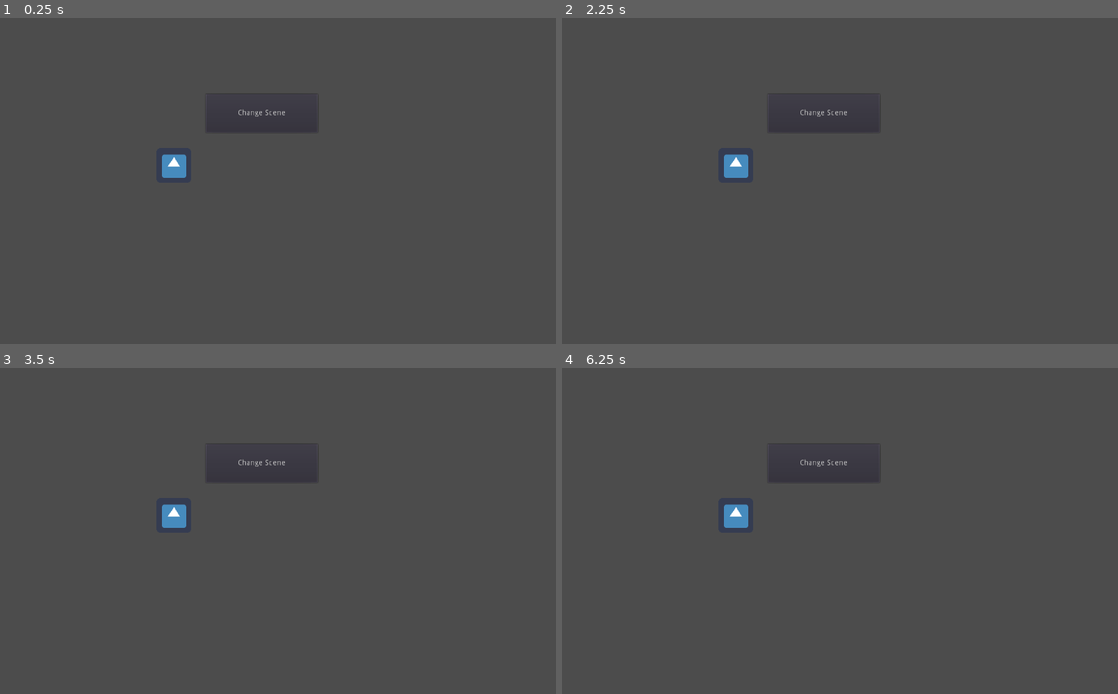
Above: before the commit, frames 1-4 (two rows, left to right).
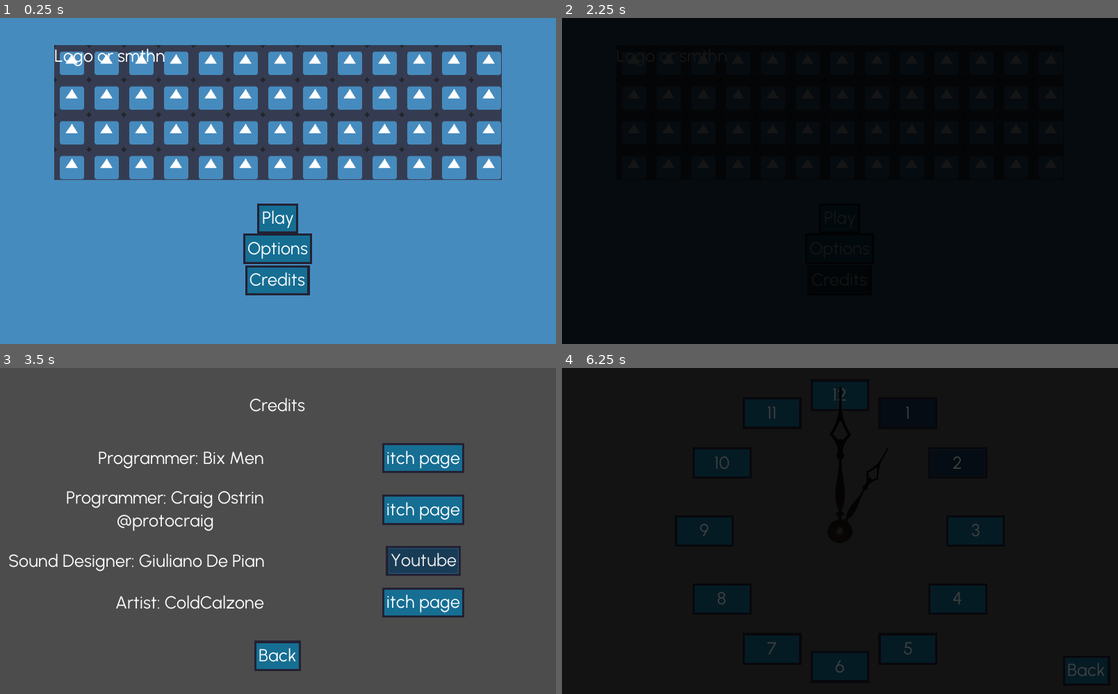
Above: after the commit, the same moments.

Repository: SuddenlyNothing/GodotWildJam37
Game: Godot game, scene res://Scenes/UI/MainMenu.tscn
The game is run twice, just before and just after one commit, with the same random seed, the same clock (stepped at 60 frames per second) and the same inputs. Before the commit the project starts from res://Scenes/Testing/BaseTest.tscn. The engine's default icon, where the game draws it, is replaced by a stand-in: a white triangle on a blue panel in a dark square.
Inputs (mouse positions are in pixels of both pictures, inside the frame that each line leads up to):
- Up to frame 1 (0.25 s): no input
- Up to frame 2 (2.25 s): click "Change Scene" (after the commit: "Options") at 0.5 s; click (840, 265) at 1.25 s, where only the run after the commit has a clickable "Back"; click (840, 278) at 2 s, where only the run after the commit has a clickable "Credits"
- Up to frame 3 (3.5 s): click (422, 560) at 2.75 s, where only the run after the commit has a clickable "Youtube"
- Up to frame 4 (6.25 s): click (840, 654) at 3.5 s, where only the run after the commit has a clickable "Back"; click (840, 566) at 4.25 s, where only the run after the commit has a clickable "Play"; click (906, 413) at 5 s, where only the run after the commit has a clickable "1"; click (956, 462) at 5.75 s, where only the run after the commit has a clickable "2"

The runs differ from the first frame. In frame 1, 83% of the frame differs, in the area x 0-100%, y 0-100%; in frame 2, 100%; in frame 3, 8.7%; in frame 4, 100%.

Commit message:
main menu, credits, level select

Diff:
--- /dev/null
+++ b/Game/Scenes/UI/Credits.gd
@@ -0,0 +1,17 @@
+extends Control
+
+
+func _on_BixItch_pressed():
+	OS.shell_open("https://n-thing.itch.io/")
+
+
+func _on_ArgyuloYoutube_pressed():
+	OS.shell_open("https://www.youtube.com/channel/UCGKIu73Jj18zQ_McGjCXgRA")
+
+
+func _on_ColdItch_pressed():
+	OS.shell_open("https://coldcalzone.itch.io/")
+
+
+func _on_CraigItch_pressed():
+	OS.shell_open("https://craigostrin.itch.io/")
--- /dev/null
+++ b/Game/Scenes/UI/Credits.tscn
@@ -0,0 +1,154 @@
+[gd_scene load_steps=4 format=2]
+
+[ext_resource path="res://Scenes/UI/ChangeScene.tscn" type="PackedScene" id=1]
+[ext_resource path="res://Scenes/UI/Credits.gd" type="Script" id=2]
+[ext_resource path="res://Assets/UI/Themes/BixTheme.tres" type="Theme" id=3]
+
+[node name="Credits" type="Control"]
+anchor_right = 1.0
+anchor_bottom = 1.0
+theme = ExtResource( 3 )
+script = ExtResource( 2 )
+__meta__ = {
+"_edit_use_anchors_": false
+}
+
+[node name="V" type="VBoxContainer" parent="."]
+anchor_right = 1.0
+anchor_bottom = 1.0
+__meta__ = {
+"_edit_use_anchors_": false
+}
+
+[node name="Label" type="Label" parent="V"]
+margin_left = 460.0
+margin_top = 50.0
+margin_right = 563.0
+margin_bottom = 89.0
+size_flags_horizontal = 4
+size_flags_vertical = 6
+text = "Credits"
+
+[node name="V" type="VBoxContainer" parent="V"]
+margin_top = 144.0
+margin_right = 1024.0
+margin_bottom = 456.0
+size_flags_horizontal = 3
+size_flags_vertical = 3
+custom_constants/separation = 30
+alignment = 1
+
+[node name="H" type="HBoxContainer" parent="V/V"]
+margin_right = 1024.0
+margin_bottom = 47.0
+custom_constants/separation = 50
+alignment = 1
+
+[node name="Label" type="Label" parent="V/V/H"]
+margin_left = 178.0
+margin_top = 4.0
+margin_right = 487.0
+margin_bottom = 43.0
+size_flags_horizontal = 10
+text = "Programmer: Bix Men"
+align = 1
+valign = 1
+
+[node name="BixItch" type="Button" parent="V/V/H"]
+margin_left = 709.0
+margin_right = 852.0
+margin_bottom = 47.0
+size_flags_horizontal = 6
+size_flags_vertical = 4
+text = "itch page"
+
+[node name="H4" type="HBoxContainer" parent="V/V"]
+margin_top = 77.0
+margin_right = 1024.0
+margin_bottom = 158.0
+custom_constants/separation = 50
+alignment = 1
+
+[node name="Label" type="Label" parent="V/V/H4"]
+margin_left = 118.0
+margin_right = 487.0
+margin_bottom = 81.0
+size_flags_horizontal = 10
+text = "Programmer: Craig Ostrin
+@protocraig"
+align = 1
+valign = 1
+
+[node name="CraigItch" type="Button" parent="V/V/H4"]
+margin_left = 709.0
+margin_top = 17.0
+margin_right = 852.0
+margin_bottom = 64.0
+size_flags_horizontal = 6
+size_flags_vertical = 4
+text = "itch page"
+
+[node name="H2" type="HBoxContainer" parent="V/V"]
+margin_top = 188.0
+margin_right = 1024.0
+margin_bottom = 235.0
+custom_constants/separation = 50
+alignment = 1
+
+[node name="Label" type="Label" parent="V/V/H2"]
+margin_left = 11.0
+margin_top = 4.0
+margin_right = 487.0
+margin_bottom = 43.0
+size_flags_horizontal = 10
+text = "Sound Designer: Giuliano De Pian"
+align = 1
+valign = 1
+
+[node name="ArgyuloYoutube" type="Button" parent="V/V/H2"]
+margin_left = 716.0
+margin_right = 845.0
+margin_bottom = 47.0
+size_flags_horizontal = 6
+size_flags_vertical = 4
+text = "Youtube"
+
+[node name="H3" type="HBoxContainer" parent="V/V"]
+margin_top = 265.0
+margin_right = 1024.0
+margin_bottom = 312.0
+custom_constants/separation = 50
+alignment = 1
+
+[node name="Label" type="Label" parent="V/V/H3"]
+margin_left = 211.0
+margin_top = 4.0
+margin_right = 487.0
+margin_bottom = 43.0
+size_flags_horizontal = 10
+text = "Artist: ColdCalzone"
+align = 1
+valign = 1
+
+[node name="ColdItch" type="Button" parent="V/V/H3"]
+margin_left = 709.0
+margin_right = 852.0
+margin_bottom = 47.0
+size_flags_horizontal = 6
+size_flags_vertical = 4
+text = "itch page"
+
+[node name="ChangeScene" parent="V" instance=ExtResource( 1 )]
+margin_left = 473.0
+margin_top = 506.0
+margin_right = 550.0
+margin_bottom = 553.0
+size_flags_horizontal = 4
+size_flags_vertical = 6
+text = "Back"
+next_scene = "res://Scenes/UI/MainMenu.tscn"
+
+[connection signal="pressed" from="V/V/H/BixItch" to="." method="_on_BixItch_pressed"]
+[connection signal="pressed" from="V/V/H4/CraigItch" to="." method="_on_CraigItch_pressed"]
+[connection signal="pressed" from="V/V/H2/ArgyuloYoutube" to="." method="_on_ArgyuloYoutube_pressed"]
+[connection signal="pressed" from="V/V/H3/ColdItch" to="." method="_on_ColdItch_pressed"]
--- /dev/null
+++ b/Game/Scenes/UI/LevelSelect.gd
@@ -0,0 +1,28 @@
+extends Control
+
+onready var sprite := $Sprite
+onready var sprite2 := $Sprite2
+onready var buttons := $Buttons
+onready var t := $Tween
+
+var level_path := "res://Scenes/Levels/Level_"
+
+func _ready() -> void:
+	var idx := 0
+	for child in buttons.get_children():
+		child.connect("pressed", self, "goto_scene", [idx])
+		idx += 1
+
+
+func _process(delta : float) -> void:
+	sprite2.rotation = sprite.rotation * 60
+
+
+func goto_scene(val : int) -> void:
+	if t.is_active():
+		return
+	t.interpolate_property(sprite, "rotation_degrees", 0,
+		30+(30*val), 1, Tween.TRANS_EXPO, Tween.EASE_OUT)
+	t.start()
+	yield(t, "tween_all_completed")
+	Global.goto_scene(level_path + str(val) + ".tscn")
--- /dev/null
+++ b/Game/Scenes/UI/LevelSelect.tscn
@@ -0,0 +1,224 @@
+[gd_scene load_steps=5 format=2]
+
+[ext_resource path="res://Assets/Temp/clock_hand.png" type="Texture" id=1]
+[ext_resource path="res://Scenes/UI/LevelSelect.gd" type="Script" id=2]
+[ext_resource path="res://Assets/UI/Themes/BixTheme.tres" type="Theme" id=3]
+[ext_resource path="res://Scenes/UI/ChangeScene.tscn" type="PackedScene" id=4]
+
+[node name="LevelSelect" type="Control"]
+theme = ExtResource( 3 )
+script = ExtResource( 2 )
+__meta__ = {
+"_edit_use_anchors_": false
+}
+
+[node name="Sprite" type="Sprite" parent="."]
+position = Vector2( 512, 300 )
+scale = Vector2( 0.4, 0.4 )
+z_index = 1
+texture = ExtResource( 1 )
+offset = Vector2( 0, -202 )
+
+[node name="Sprite2" type="Sprite" parent="."]
+position = Vector2( 512, 300 )
+scale = Vector2( 0.6, 0.6 )
+z_index = 1
+texture = ExtResource( 1 )
+offset = Vector2( 0, -202 )
+
+[node name="Buttons" type="Control" parent="."]
+margin_right = 40.0
+margin_bottom = 40.0
+__meta__ = {
+"_edit_use_anchors_": false
+}
+
+[node name="Button2" type="Button" parent="Buttons"]
+margin_left = 587.0
+margin_top = 58.494
+margin_right = 687.0
+margin_bottom = 108.494
+grow_horizontal = 2
+grow_vertical = 2
+rect_min_size = Vector2( 100, 50 )
+rect_pivot_offset = Vector2( 50, 25 )
+toggle_mode = true
+text = "1"
+__meta__ = {
+"_edit_use_anchors_": false
+}
+
+[node name="Button3" type="Button" parent="Buttons"]
+margin_left = 678.506
+margin_top = 150.0
+margin_right = 778.506
+margin_bottom = 200.0
+grow_horizontal = 2
+grow_vertical = 2
+rect_min_size = Vector2( 100, 50 )
+rect_pivot_offset = Vector2( 50, 25 )
+toggle_mode = true
+text = "2"
+__meta__ = {
+"_edit_use_anchors_": false
+}
+
+[node name="Button4" type="Button" parent="Buttons"]
+margin_left = 712.0
+margin_top = 275.0
+margin_right = 812.0
+margin_bottom = 325.0
+grow_horizontal = 2
+grow_vertical = 2
+rect_min_size = Vector2( 100, 50 )
+rect_pivot_offset = Vector2( 50, 25 )
+toggle_mode = true
+text = "3"
+__meta__ = {
+"_edit_use_anchors_": false
+}
+
+[node name="Button5" type="Button" parent="Buttons"]
+margin_left = 678.506
+margin_top = 400.0
+margin_right = 778.506
+margin_bottom = 450.0
+grow_horizontal = 2
+grow_vertical = 2
+rect_min_size = Vector2( 100, 50 )
+rect_pivot_offset = Vector2( 50, 25 )
+toggle_mode = true
+text = "4"
+__meta__ = {
+"_edit_use_anchors_": false
+}
+
+[node name="Button6" type="Button" parent="Buttons"]
+margin_left = 587.0
+margin_top = 491.506
+margin_right = 687.0
+margin_bottom = 541.506
+grow_horizontal = 2
+grow_vertical = 2
+rect_min_size = Vector2( 100, 50 )
+rect_pivot_offset = Vector2( 50, 25 )
+toggle_mode = true
+text = "5"
+__meta__ = {
+"_edit_use_anchors_": false
+}
+
+[node name="Button7" type="Button" parent="Buttons"]
+margin_left = 462.0
+margin_top = 525.0
+margin_right = 562.0
+margin_bottom = 575.0
+grow_horizontal = 2
+grow_vertical = 2
+rect_min_size = Vector2( 100, 50 )
+rect_pivot_offset = Vector2( 50, 25 )
+toggle_mode = true
+text = "6"
+__meta__ = {
+"_edit_use_anchors_": false
+}
+
+[node name="Button8" type="Button" parent="Buttons"]
+margin_left = 337.0
+margin_top = 491.506
+margin_right = 437.0
+margin_bottom = 541.506
+grow_horizontal = 2
+grow_vertical = 2
+rect_min_size = Vector2( 100, 50 )
+rect_pivot_offset = Vector2( 50, 25 )
+toggle_mode = true
+text = "7"
+__meta__ = {
+"_edit_use_anchors_": false
+}
+
+[node name="Button9" type="Button" parent="Buttons"]
+margin_left = 245.494
+margin_top = 400.0
+margin_right = 345.494
+margin_bottom = 450.0
+grow_horizontal = 2
+grow_vertical = 2
+rect_min_size = Vector2( 100, 50 )
+rect_pivot_offset = Vector2( 50, 25 )
+toggle_mode = true
+text = "8"
+__meta__ = {
+"_edit_use_anchors_": false
+}
+
+[node name="Button10" type="Button" parent="Buttons"]
+margin_left = 212.0
+margin_top = 275.0
+margin_right = 312.0
+margin_bottom = 325.0
+grow_horizontal = 2
+grow_vertical = 2
+rect_min_size = Vector2( 100, 50 )
+rect_pivot_offset = Vector2( 50, 25 )
+toggle_mode = true
+text = "9"
+__meta__ = {
+"_edit_use_anchors_": false
+}
+
+[node name="Button11" type="Button" parent="Buttons"]
+margin_left = 245.494
+margin_top = 150.0
+margin_right = 345.494
+margin_bottom = 200.0
+grow_horizontal = 2
+grow_vertical = 2
+rect_min_size = Vector2( 100, 50 )
+rect_pivot_offset = Vector2( 50, 25 )
+toggle_mode = true
+text = "10"
+__meta__ = {
+"_edit_use_anchors_": false
+}
+
+[node name="Button12" type="Button" parent="Buttons"]
+margin_left = 337.0
+margin_top = 58.494
+margin_right = 437.0
+margin_bottom = 108.494
+grow_horizontal = 2
+grow_vertical = 2
+rect_min_size = Vector2( 100, 50 )
+rect_pivot_offset = Vector2( 50, 25 )
+toggle_mode = true
+text = "11"
+__meta__ = {
+"_edit_use_anchors_": false
+}
+
+[node name="Button" type="Button" parent="Buttons"]
+margin_left = 462.0
+margin_top = 25.0
+margin_right = 562.0
+margin_bottom = 75.0
+grow_horizontal = 2
+grow_vertical = 2
+rect_min_size = Vector2( 100, 50 )
+rect_pivot_offset = Vector2( 50, 25 )
+toggle_mode = true
+text = "12"
+__meta__ = {
+"_edit_use_anchors_": false
+}
+
+[node name="Tween" type="Tween" parent="."]
+
+[node name="ChangeScene" parent="." instance=ExtResource( 4 )]
+margin_left = 927.0
+margin_top = 533.0
+margin_right = 1004.0
+margin_bottom = 580.0
+text = "Back"
+next_scene = "res://Scenes/UI/MainMenu.tscn"
--- /dev/null
+++ b/Game/Scenes/UI/MainMenu.gd
@@ -0,0 +1,6 @@
+extends Control
+
+
+
+func _on_Button_pressed():
+	OptionsMenu.set_active(true)
--- /dev/null
+++ b/Game/Scenes/UI/MainMenu.tscn
@@ -0,0 +1,108 @@
+[gd_scene load_steps=5 format=2]
+
+[ext_resource path="res://icon.png" type="Texture" id=1]
+[ext_resource path="res://Scenes/UI/ChangeScene.tscn" type="PackedScene" id=2]
+[ext_resource path="res://Scenes/UI/MainMenu.gd" type="Script" id=3]
+[ext_resource path="res://Assets/UI/Themes/BixTheme.tres" type="Theme" id=4]
+
+[node name="MainMenu" type="Control"]
+anchor_right = 1.0
+anchor_bottom = 1.0
+theme = ExtResource( 4 )
+script = ExtResource( 3 )
+__meta__ = {
+"_edit_use_anchors_": false
+}
+
+[node name="ColorRect" type="ColorRect" parent="."]
+anchor_right = 1.0
+anchor_bottom = 1.0
+color = Color( 0.278431, 0.54902, 0.74902, 1 )
+__meta__ = {
+"_edit_use_anchors_": false
+}
+
+[node name="MarginContainer" type="MarginContainer" parent="ColorRect"]
+anchor_right = 1.0
+anchor_bottom = 1.0
+margin_left = 100.0
+margin_top = 50.0
+margin_right = -100.0
+margin_bottom = -50.0
+__meta__ = {
+"_edit_use_anchors_": false
+}
+
+[node name="V" type="VBoxContainer" parent="ColorRect/MarginContainer"]
+margin_right = 824.0
+margin_bottom = 500.0
+alignment = 1
+__meta__ = {
+"_edit_use_anchors_": false
+}
+
+[node name="Panel" type="Panel" parent="ColorRect/MarginContainer/V"]
+margin_right = 824.0
+margin_bottom = 248.0
+size_flags_horizontal = 3
+size_flags_vertical = 3
+
+[node name="TextureRect" type="TextureRect" parent="ColorRect/MarginContainer/V/Panel"]
+anchor_right = 1.0
+anchor_bottom = 1.0
+size_flags_horizontal = 3
+size_flags_vertical = 3
+texture = ExtResource( 1 )
+stretch_mode = 2
+__meta__ = {
+"_edit_use_anchors_": false
+}
+
+[node name="Label" type="Label" parent="ColorRect/MarginContainer/V/Panel"]
+anchor_right = 0.0546116
+anchor_bottom = 0.0564516
+size_flags_horizontal = 6
+size_flags_vertical = 6
+text = "Logo or smthn"
+align = 1
+valign = 1
+__meta__ = {
+"_edit_use_anchors_": true
+}
+
+[node name="V" type="VBoxContainer" parent="ColorRect/MarginContainer/V"]
+margin_top = 252.0
+margin_right = 824.0
+margin_bottom = 500.0
+size_flags_vertical = 3
+custom_constants/separation = 10
+alignment = 1
+
+[node name="ChangeScene" parent="ColorRect/MarginContainer/V/V" instance=ExtResource( 2 )]
+margin_left = 378.0
+margin_top = 43.0
+margin_right = 446.0
+margin_bottom = 90.0
+size_flags_horizontal = 4
+text = "Play"
+next_scene = "res://Scenes/UI/LevelSelect.tscn"
+
+[node name="Button" type="Button" parent="ColorRect/MarginContainer/V/V"]
+margin_left = 351.0
+margin_top = 100.0
+margin_right = 472.0
+margin_bottom = 147.0
+size_flags_horizontal = 4
+size_flags_vertical = 4
+text = "Options"
+
+[node name="ChangeScene3" parent="ColorRect/MarginContainer/V/V" instance=ExtResource( 2 )]
+margin_left = 356.0
+margin_top = 157.0
+margin_right = 467.0
+margin_bottom = 204.0
+size_flags_horizontal = 4
+text = "Credits"
+next_scene = "res://Scenes/UI/Credits.tscn"
+
+[connection signal="pressed" from="ColorRect/MarginContainer/V/V/Button" to="." method="_on_Button_pressed"]
--- a/Game/Scenes/UI/Options/OptionsMenu.gd
+++ b/Game/Scenes/UI/Options/OptionsMenu.gd
@@ -1,6 +1,7 @@
 extends CanvasLayer
 
 onready var tab_container := $M/TabContainer
+onready var menu := $M/TabContainer/OptionSelect/M/V/H/Menu
 
 var active = false setget set_active
 
@@ -36,6 +37,10 @@
 	$M.visible = val
 	get_tree().paused = val
 	tab_container.current_tab = 0
+	if Global.current_scene.name == "MainMenu":
+		menu.hide()
+	else:
+		menu.show()
 #	if val:
 #		$M.rect_position.x = 200
 #	else:
@@ -48,3 +53,7 @@
 		for action in Save.data["inputs"]:
 			pass
 	pass
+
+
+func _on_ChangeScene_pressed():
+	set_active(false)
--- a/Game/Scenes/UI/Options/OptionsMenu.tscn
+++ b/Game/Scenes/UI/Options/OptionsMenu.tscn
@@ -1,10 +1,11 @@
-[gd_scene load_steps=6 format=2]
+[gd_scene load_steps=7 format=2]
 
 [ext_resource path="res://Scenes/UI/Options/InputRemap/InputRemap.tscn" type="PackedScene" id=1]
 [ext_resource path="res://Scenes/UI/Options/OptionsMenu.gd" type="Script" id=2]
 [ext_resource path="res://Scenes/UI/Options/ChangeVolume/ChangeVolume.tscn" type="PackedScene" id=3]
 [ext_resource path="res://Scenes/UI/Options/ScreenSettings/ScreenSettings.tscn" type="PackedScene" id=4]
 [ext_resource path="res://Assets/UI/Themes/BixTheme.tres" type="Theme" id=5]
+[ext_resource path="res://Scenes/UI/ChangeScene.tscn" type="PackedScene" id=6]
 
 [node name="OptionsMenu" type="CanvasLayer"]
 pause_mode = 2
@@ -101,14 +102,28 @@
 size_flags_vertical = 3
 text = "Screen Settings"
 
-[node name="Back" type="Button" parent="M/TabContainer/OptionSelect/M/V"]
-margin_left = 254.0
+[node name="H" type="HBoxContainer" parent="M/TabContainer/OptionSelect/M/V"]
+margin_left = 201.0
 margin_top = 362.0
-margin_right = 331.0
+margin_right = 384.0
 margin_bottom = 409.0
 size_flags_horizontal = 4
 size_flags_vertical = 6
+custom_constants/separation = 16
+
+[node name="Back" type="Button" parent="M/TabContainer/OptionSelect/M/V/H"]
+margin_right = 77.0
+margin_bottom = 47.0
+size_flags_horizontal = 4
+size_flags_vertical = 6
 text = "Back"
+
+[node name="Menu" parent="M/TabContainer/OptionSelect/M/V/H" instance=ExtResource( 6 )]
+margin_left = 93.0
+margin_right = 183.0
+margin_bottom = 47.0
+text = "Menu"
+next_scene = "res://Scenes/UI/MainMenu.tscn"
 
 [node name="ChangeVolume" type="Control" parent="M/TabContainer"]
 visible = false
@@ -193,7 +208,8 @@
 [connection signal="pressed" from="M/TabContainer/OptionSelect/M/V/V/Audio" to="." method="_on_Audio_pressed"]
 [connection signal="pressed" from="M/TabContainer/OptionSelect/M/V/V/Controls" to="." method="_on_Controls_pressed"]
 [connection signal="pressed" from="M/TabContainer/OptionSelect/M/V/V/ScreenSettings" to="." method="_on_ScreenSettings_pressed"]
-[connection signal="pressed" from="M/TabContainer/OptionSelect/M/V/Back" to="." method="_on_Back_pressed"]
+[connection signal="pressed" from="M/TabContainer/OptionSelect/M/V/H/Back" to="." method="_on_Back_pressed"]
+[connection signal="pressed" from="M/TabContainer/OptionSelect/M/V/H/Menu" to="." method="_on_ChangeScene_pressed"]
 [connection signal="pressed" from="M/TabContainer/ChangeVolume/M/ChangeVolume/V/Button" to="." method="_on_Button_pressed"]
 [connection signal="pressed" from="M/TabContainer/InputRemap/M/InputRemap/V/Button" to="." method="_on_Button_pressed"]
 [connection signal="pressed" from="M/TabContainer/ScreenSettings/M/ScreenSettings/V/Button" to="." method="_on_Button_pressed"]
--- a/Game/project.godot
+++ b/Game/project.godot
@@ -27,7 +27,7 @@
 [application]
 
 config/name="Game"
-run/main_scene="res://Scenes/Testing/BaseTest.tscn"
+run/main_scene="res://Scenes/UI/MainMenu.tscn"
 config/icon="res://icon.png"
 
 [autoload]
Not shown, added: Game/Assets/Sounds/Close.wav.import
Not shown, added: Game/Assets/Sounds/GearV2.wav.import
